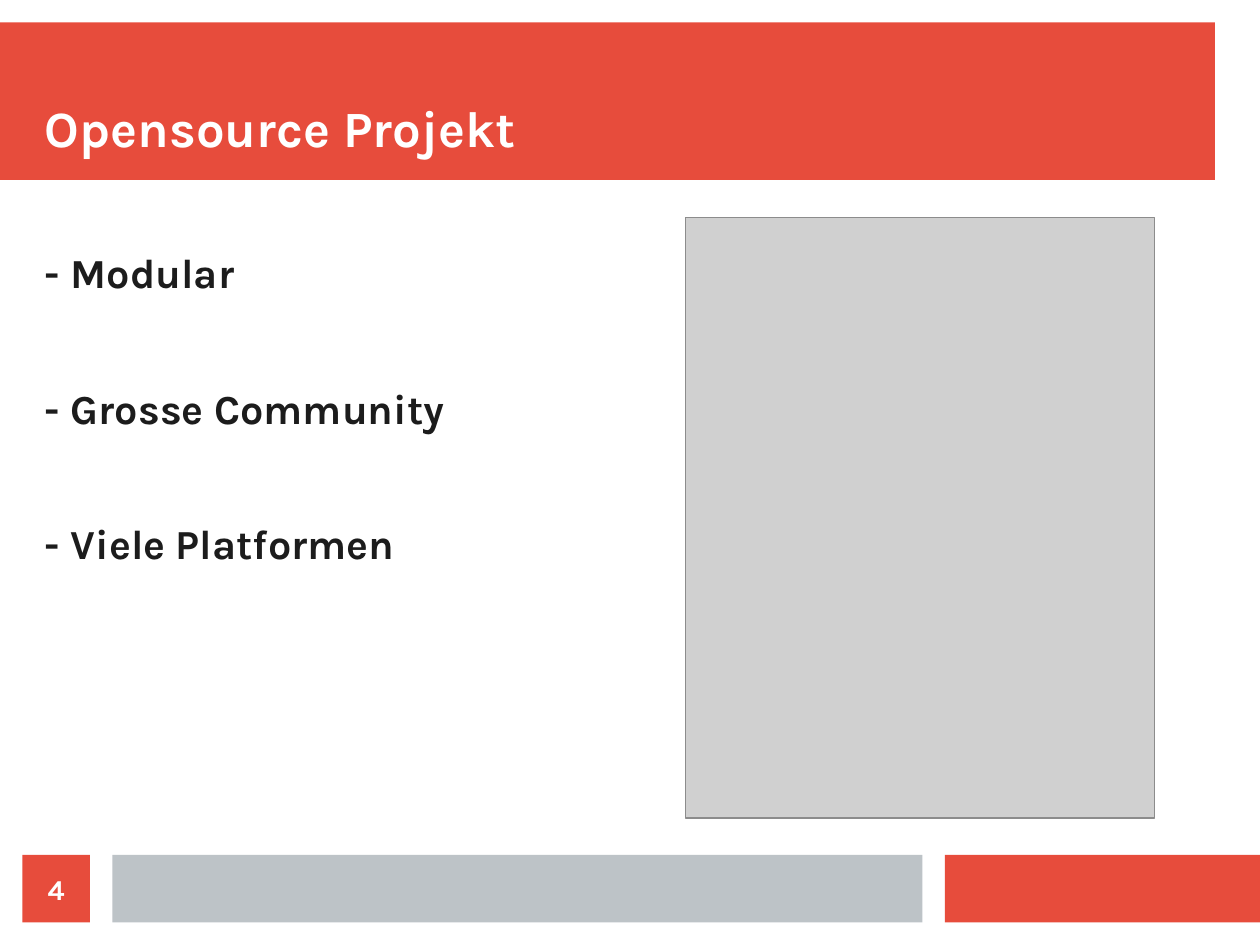
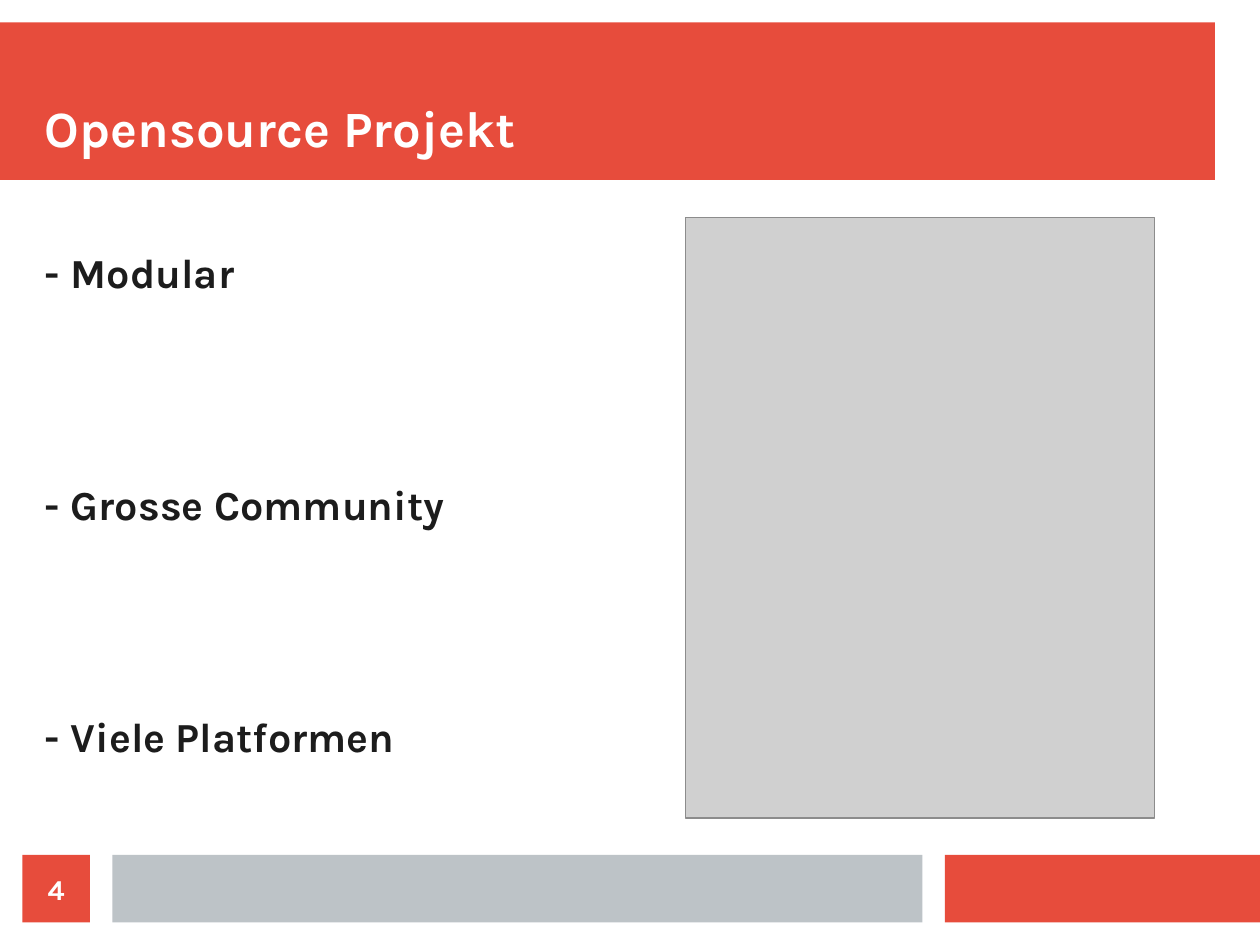
Before and after one commit to flovo89/fallstudie, a slide deck: slide 4 of presentation/pres_final/presi_final.odp. Drawn at 1260x945 pixels with LibreOffice and Linux fonts; fonts in the diff are those of the drawing; grey boxes stand for pictures. Boxes give left, top, right and bottom in pixels: in the first picture for what was removed or moved away, otherwise in the second. Text is boxed around its words. In the diff, an @@ line names an element or a change of style, - is before the commit and + after.

```diff
--- a/presentation/pres_final/presi_final.odp
+++ b/presentation/pres_final/presi_final.odp
@@ text "- Modular" at bbox=[71, 259, 444, 753]: more space between paragraphs @@
```
Also in this commit, not shown: 3 other slides changed, 2 slides added, 1 slide removed, 9 other files.
